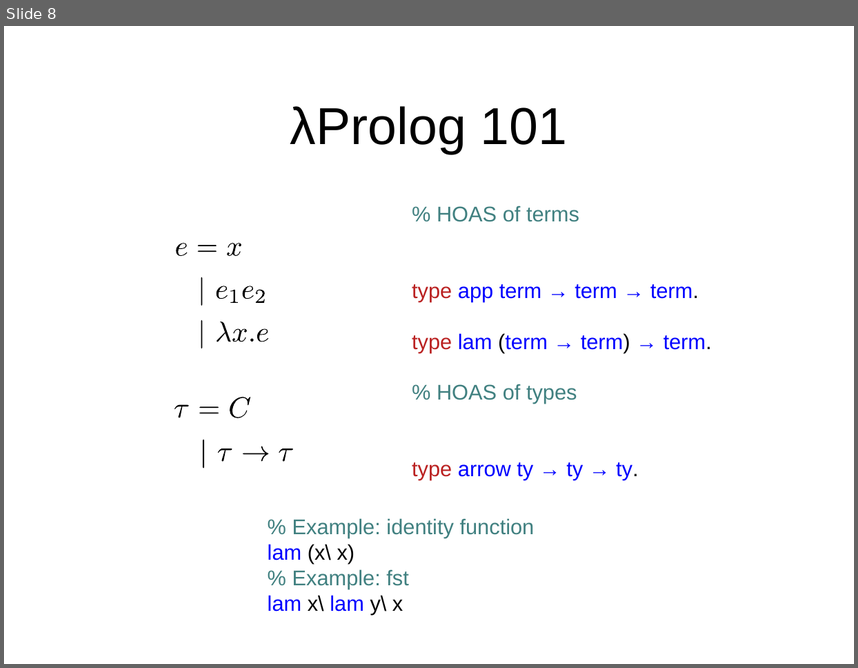
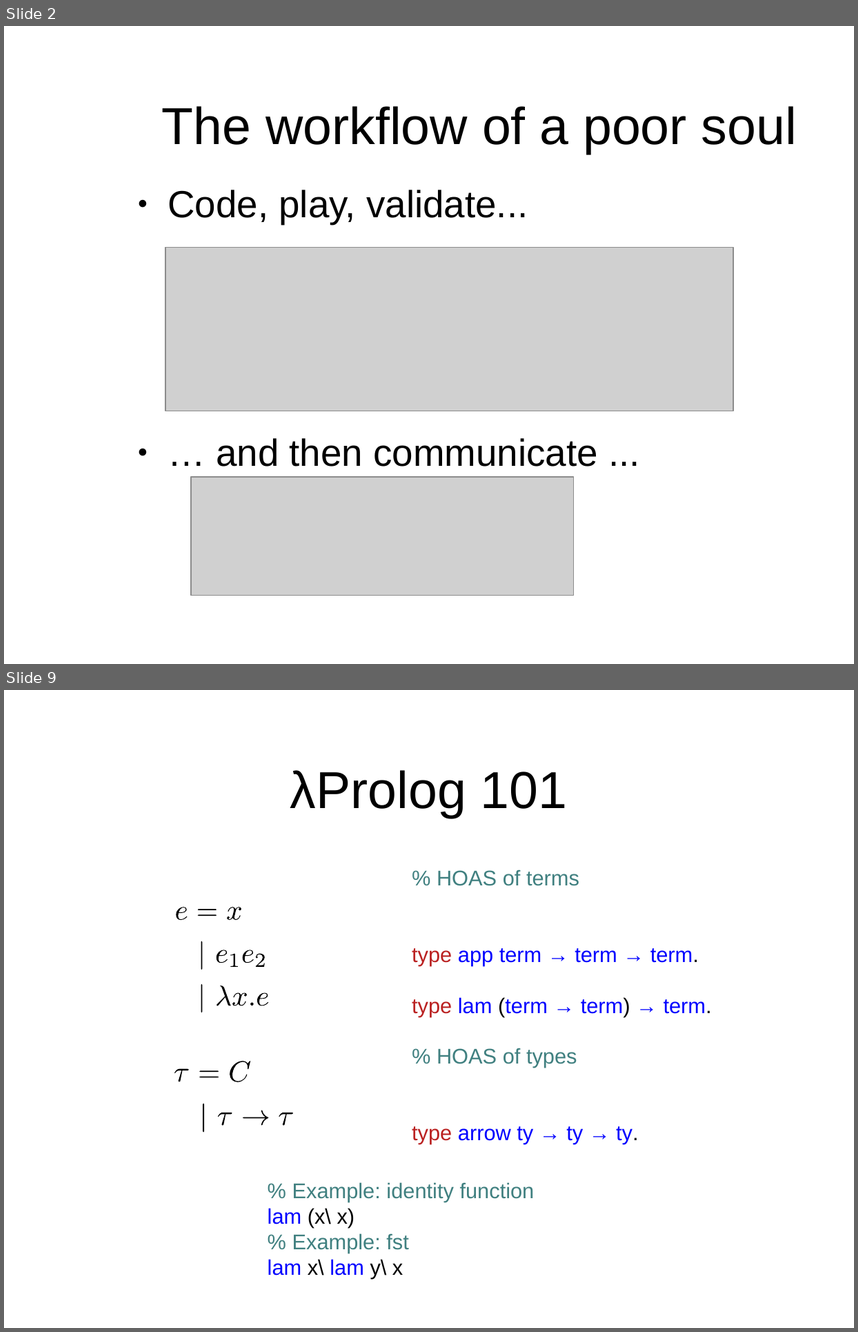
Before and after one commit to gares/demo-nantes-20-12-2023, a slide deck: slides.odp. Shown one above the other, each under a label of ours: slide 8 before the commit, slides 2 and 9 after it; the slides between them are not shown. The pictures are 858x668 and 858x1332 pixels, drawn with LibreOffice and Linux fonts; fonts in the diff are those of the drawing; grey boxes stand for pictures; background and template pictures are left out. Boxes give left, top, right and bottom in pixels: in the first picture for what was removed or moved away, otherwise in the second. Text is boxed around its words. In the diff, an @@ line names an element or a change of style, - is before the commit and + after.

```diff
--- a/slides.odp
+++ b/slides.odp
@@ slide 2 added at box(4, 26, 854, 664), background #FFFFFF @@
@@ title added at box(162, 106, 797, 154), 44 pt, text #000000 @@
+The workflow of a poor soul
@@ text added at box(168, 190, 598, 466), 32 pt, text #000000 @@
+● Code, play, validate...
+● … and then communicate ...
@@ picture added at box(165, 247, 733, 411) @@
@@ picture added at box(191, 477, 573, 595) @@
@@ what was slide 8 is now slide 9 @@
```
Also in this commit, not shown: 6 slides changed, 11 other slides added, 15 slides removed, 1 other file.
